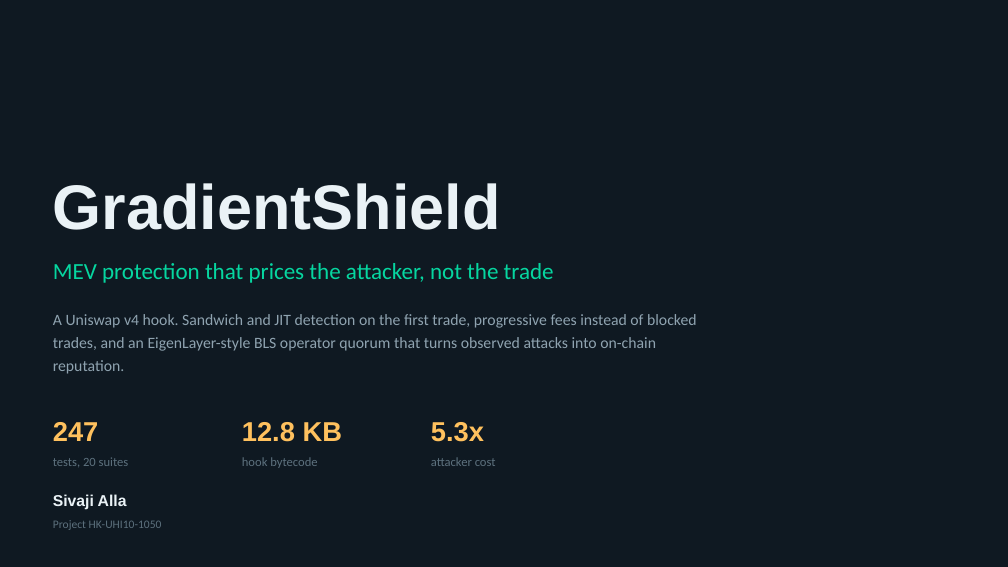
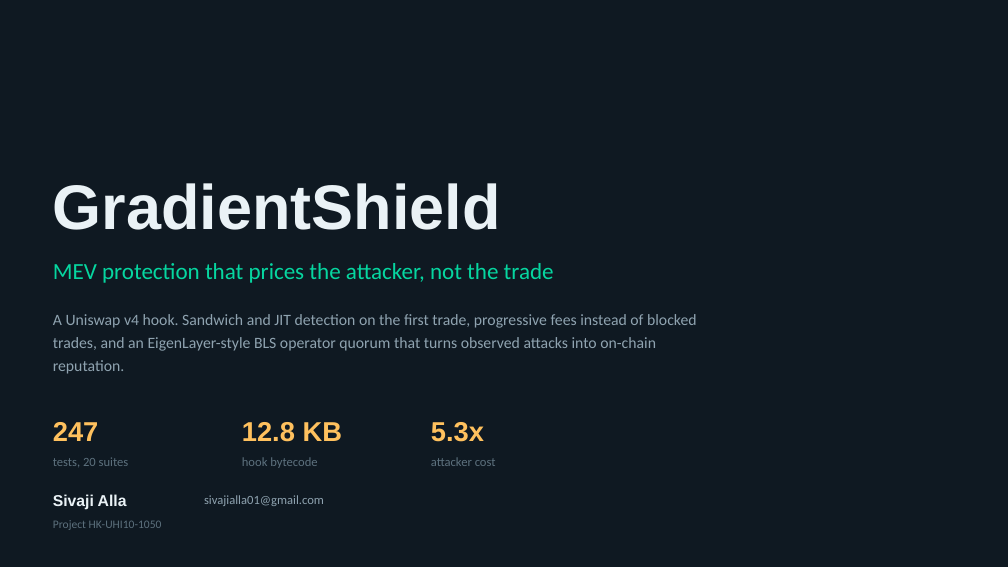
Before and after one commit to sivajialla/gradient-shield, a slide deck: slide 1 of GradientShield-Demo.pptx. Drawn at 1008x567 pixels with LibreOffice and Linux fonts; fonts in the diff are those of the drawing. Boxes give left, top, right and bottom in pixels: in the first picture for what was removed or moved away, otherwise in the second. Text is boxed around its words. In the diff, an @@ line names an element or a change of style, - is before the commit and + after.

```diff
--- a/GradientShield-Demo.pptx
+++ b/GradientShield-Demo.pptx
@@ text added at <box>204,495,324,506</box>, 12 pt, text #8FA3B0 @@
+sivajialla01@gmail.com
```
Also in this commit, not shown: 1 other file.
